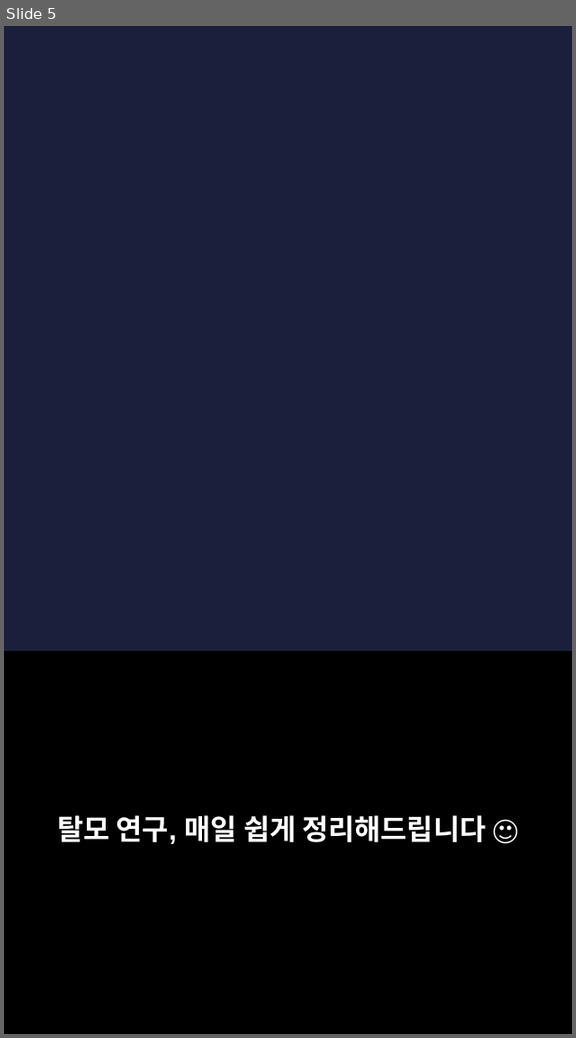
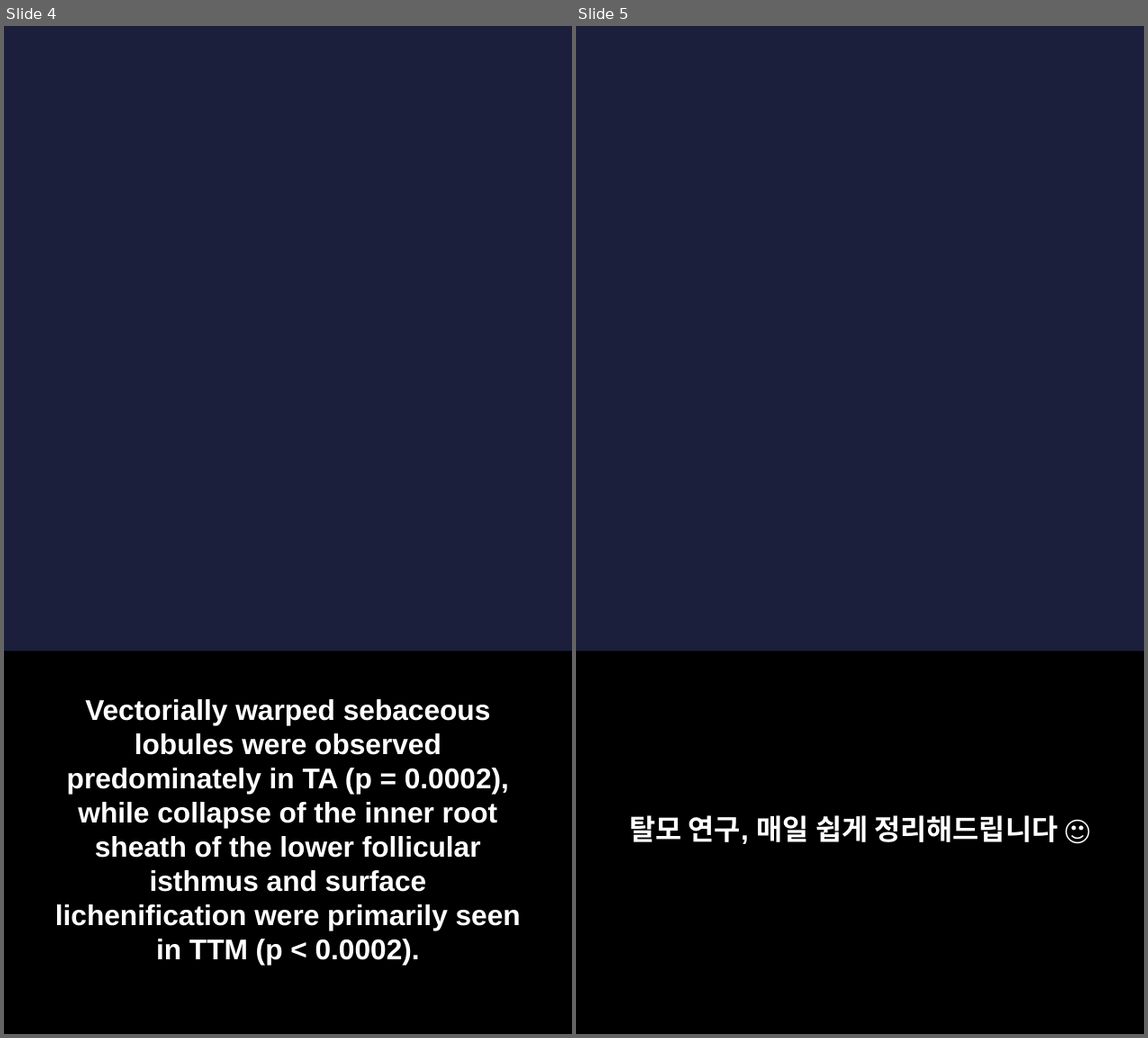
Before and after one commit to hyokang2010-BJ-ANTH/product-builder-test, a slide deck: pwa/data/latest/slides.pptx. Shown side by side, each under a label of ours: slide 5 before the commit, slides 4 and 5 after it. The pictures are 576x1038 and 1148x1038 pixels, drawn with LibreOffice and Linux fonts; fonts in the diff are those of the drawing; background and template pictures are left out. Boxes give left, top, right and bottom in pixels: in the first picture for what was removed or moved away, otherwise in the second. Text is boxed around its words. In the diff, an @@ line names an element or a change of style, - is before the commit and + after.

```diff
--- a/pwa/data/latest/slides.pptx
+++ b/pwa/data/latest/slides.pptx
@@ slide 4 added at (4,26,572,1034), background picture (left out) @@
@@ rectangle added at (4,652,572,1034), fill #000000 @@
@@ text added at (55,699,521,965), 22 pt, text #FFFFFF, bold @@
+Vectorially warped sebaceous lobules were observed predominately in TA (p = 0.0002), while collapse of the inner root sheath of the lower follicular isthmus and surface lichenification were primarily seen in TTM (p < 0.0002).
```
Also in this commit, not shown: 4 slides changed, 2 other slides added, 3 slides removed, 26 other files.
